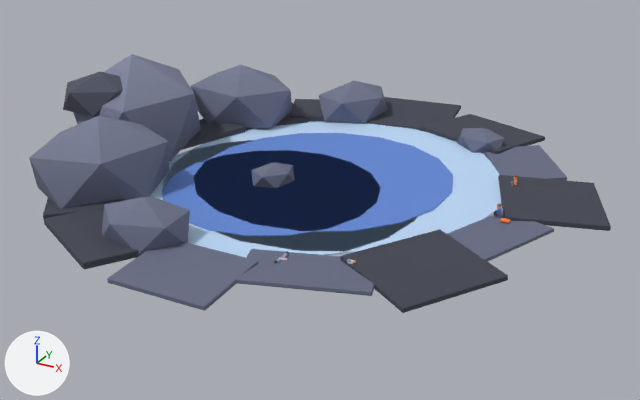
A saved change to the glTF model public/assets/toycar/set-rock-pool.glb.
Both versions are drawn from a 50 mm lens placed at (14.1, -25.7, 12.0), pointed at (0.6, -1.2, -0.3). Every picture has the same lights, and +X, +Y and +Z are marked at lower left. The picture after the commit comes second.

The first picture shows 'pool' and 1 more.
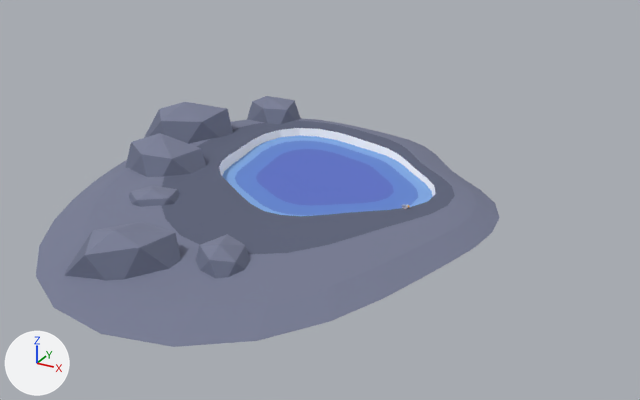
Diff of the bpy script that builds the scene:
```diff
--- a/public/assets/toycar/set-rock-pool.glb.py
+++ b/public/assets/toycar/set-rock-pool.glb.py
@@ me_drape_pool @@
+me_drape_pool.from_pydata(...)  # 400 vertices, 702 faces; spans x -7.9..6.7, y -11.6..5.8, z -0.2..1.6
+me_drape_pool.materials.append(mat_colormap)  # picture img_colormap_png
@@ ob_pool @@
-ob_pool = bpy.data.objects.new('pool', me_pool)
-ob_pool.location = (0.29, 0.43, 0.0)
@@ ob_drape_pool @@
+ob_drape_pool = bpy.data.objects.new('drape_pool', me_drape_pool)
+ob_drape_pool.location = (0.0, 0.0, 0.0)
```

Changed parts and their boxes [x1, y1, x2, y2] in the pictures (640 x 400 px):
'pool', deleted (blue): before [29, 54, 611, 313]
'drape_pool', added (blue): after [36, 96, 500, 347]
